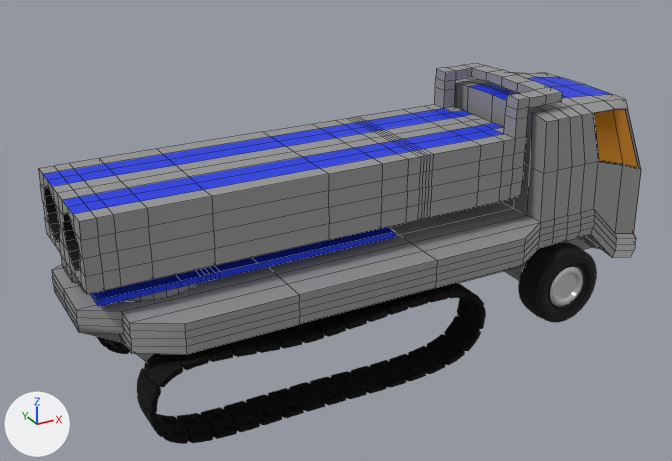
A saved change to the Blender file MissileArtilleryUESF.blend.
Both versions are drawn from a 50 mm camera at (-7.93, -12.95, 8.8) aimed at (-0.79, 0.05, 2.3). Arrows for +X, +Y and +Z are at lower left; the lights stay in place. Mesh edges are drawn as thin lines on the coarser meshes.

The older version as bpy lines, for what is in view:
```python
me_cube = bpy.data.meshes.new('Cube')
me_cube.from_pydata(...)  # 372 vertices, 370 faces, 2 loose edges; spans x -1.11..1.06, y -1.27..1.27, z -5.37..8.92
me_cube.polygons.foreach_set('use_smooth', [True] * 370)
# faces by material slot: [292, 10, 32, 22, 14]
me_cube.materials.append(mat_material)  # grey #969696
me_cube.materials.append(mat_material_004)  # orange #e79100
me_cube.materials.append(mat_material_005)  # white #e7e7e7
me_cube.materials.append(mat_material_003)  # black #000000
me_cube.materials.append(mat_material_006)  # blue #0031e7
me_cube_001 = bpy.data.meshes.new('Cube.001')
me_cube_001.from_pydata(...)  # 102 vertices, 100 faces; spans x -0.3..1.15, y -1.0..1.0, z -1.0..4.13
me_cube_001.materials.append(mat_material_006)  # blue #0031e7
me_cube_002 = bpy.data.meshes.new('Cube.002')
me_cube_002.from_pydata(...)  # 558 vertices, 547 faces; spans x -0.03..1.48, y -1.0..1.0, z -0.28..3.46
me_cube_002.polygons.foreach_set('use_smooth', [True] * 547)
# faces by material slot: [453, 62, 32]
me_cube_002.materials.append(mat_material)  # grey #969696
me_cube_002.materials.append(mat_material_006)  # blue #0031e7
me_cube_002.materials.append(mat_material_003)  # black #000000
ob_chassis = bpy.data.objects.new('Chassis', me_cube)
ob_chassis.location = (0.0, 0.0, 2.11)
ob_chassis.scale = (4.94, 1.48, 0.247)
ob_elevationplatform = bpy.data.objects.new('ElevationPlatform', me_cube_001)
ob_elevationplatform.location = (-4.21, 0.0, 2.55)
ob_elevationplatform.scale = (3.43, 1.06, 0.0494)
ob_weapon = bpy.data.objects.new('Weapon', me_cube_002)
ob_weapon.location = (-5.27, 0.0, 2.71)
ob_weapon.scale = (5.55, 1.2, 0.55)
# also in view: 'Track.001' at (-1.94, -1.62, 1.0); 'Cylinder' at (3.11, -1.38, 1.0)
```
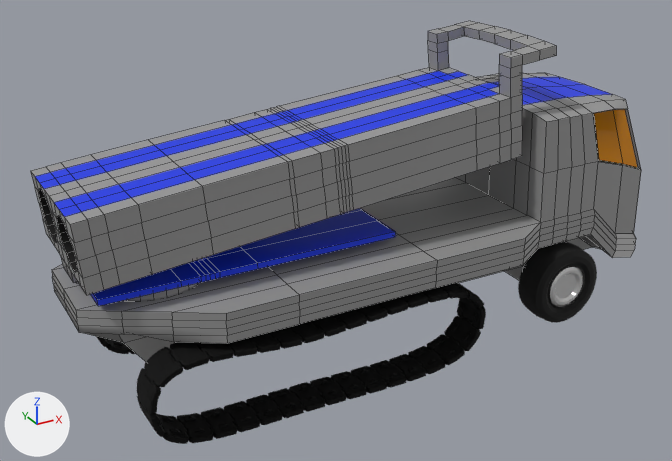
What the commit changed:
me_cube has 372 vertices, 370 faces, 2 loose edges and spans x -1.11..1.06, y -1.27..1.27, z -5.37..8.92.
me_cube is used by ob_chassis; location (0.0, 0.0, 2.11); scale (4.94, 1.48, 0.247).
me_cube part 1: 20 of the vertices in x -1.0..-0.86, y -1.27..1.27, z -1.0..1.0 are moved by (0.13, 0.0, 0.0).
Object 'Weapon' (ob_weapon) turns from (0, 0, 0) to (0, -5.8, 0) degrees about x, y and z.

Changed parts and their boxes [x1, y1, x2, y2] in the pictures (672 x 461 px; the box of a moved part takes in the faces that stretch with it):
'Weapon', turned
    before: [38, 63, 562, 294]
    after: [31, 21, 556, 295]
part 1 of me_cube, moved or reshaped
    before: [120, 275, 300, 354]
    after: [121, 275, 300, 343]
